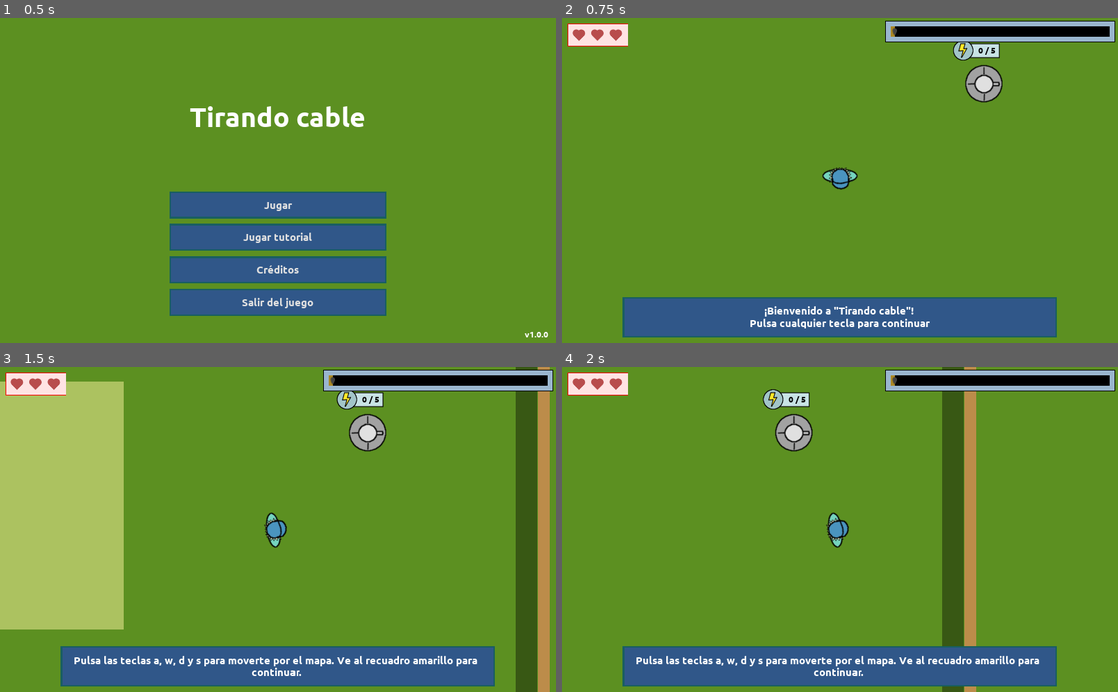
Above: before the commit, frames 1-4 (two rows, left to right).
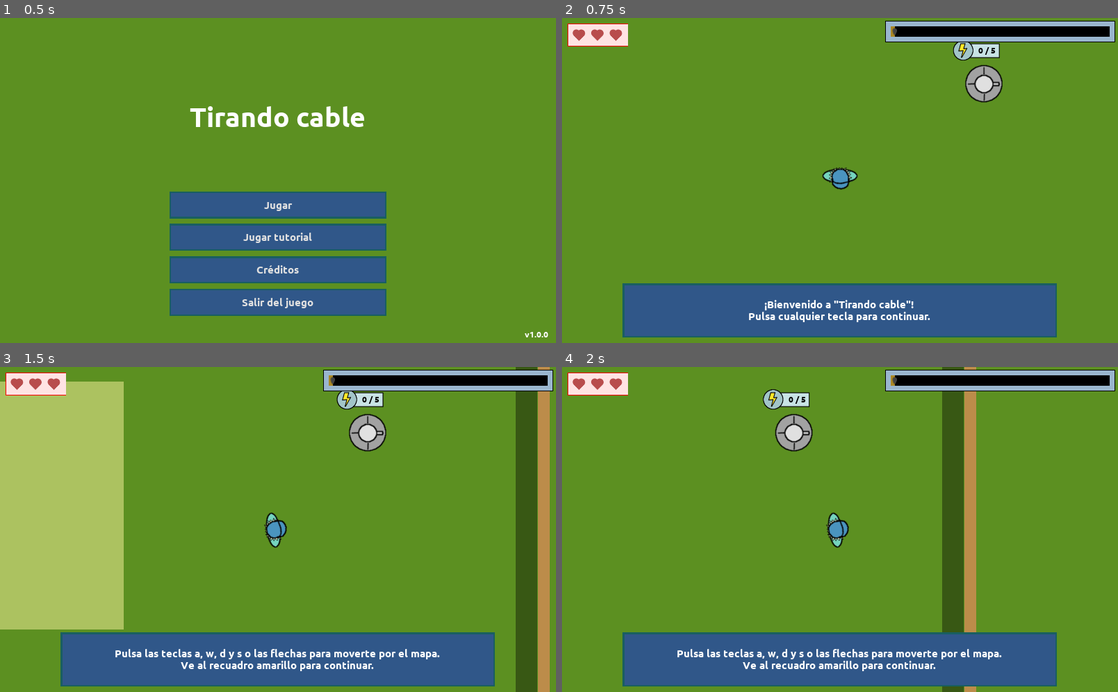
Above: after the commit, the same moments.

Repository: moisesjbc/spain-game-dev-jam-3
Game: Godot game, scene res://menus/main_menu/main_menu.tscn
The game is run twice, just before and just after one commit, with the same random seed, the same clock (stepped at 60 frames per second) and the same inputs.
Inputs (mouse positions are in pixels of both pictures, inside the frame that each line leads up to):
- Up to frame 1 (0.5 s): no input
- Up to frame 2 (0.75 s): click "Jugar tutorial" at 0.5 s
- Up to frame 3 (1.5 s): tap Enter at 1.25, 1.35 s; move the mouse to (400, 513) at 1.27 s; hold Right (ui_right) from 1.28 s (still down)
- Up to frame 4 (2 s): keep holding Right (ui_right)

Frame 1 is identical in both runs. In frame 2, 5.0% of the frame differs, in the area x 10-89%, y 81-96%; in frame 3, 5.6%; in frame 4, 5.6%.

Commit message:
Correcciones varias en el tutorial

Diff:
--- a/godot-project/gameplay/tutorial/end.gd
+++ b/godot-project/gameplay/tutorial/end.gd
@@ -5,7 +5,7 @@
 
 
 func on_init(info_text: RichTextLabel):
-	info_text.bbcode_text = '[center]Pues tampoco creo que quede bien en la categoría de Sonido...\nPulsa [ENTER] para terminar el tutorial[/center]'
+	info_text.set_text('Pues tampoco creo que quede bien en la categoría de sonido...\nPulsa [ENTER] para terminar el tutorial.')
 
 
 func on_event(event):
--- /dev/null
+++ b/godot-project/gameplay/tutorial/info_text.gd
@@ -0,0 +1,5 @@
+extends RichTextLabel
+
+
+func set_text(text):
+	bbcode_text = '[center]' + text + '[/center]'
--- a/godot-project/gameplay/tutorial/states/cancel_cable.gd
+++ b/godot-project/gameplay/tutorial/states/cancel_cable.gd
@@ -5,7 +5,7 @@
 
 
 func on_init(info_text: RichTextLabel):
-	info_text.bbcode_text = '[center]Si estás tirando cable puedes cancelar la acción pulsando el botón derecho del ratón.\n Pulsa [ENTER] para continuar[/center]'
+	info_text.set_text('Si estás tirando cable puedes cancelar la acción pulsando el botón derecho del ratón.\nPulsa [ENTER] para continuar.')
 
 
 func on_event(event):
--- a/godot-project/gameplay/tutorial/states/connection.gd
+++ b/godot-project/gameplay/tutorial/states/connection.gd
@@ -6,7 +6,7 @@
 
 
 func on_init(info_text: RichTextLabel):
-	info_text.bbcode_text = '[center]Ok, el recuadro naranja se supone que es un centro de investigación (sobra decir que no aspiro a ganar el apartado de arte).[/center]\n[center]Pulsa [ENTER] para continuar[/center]'
+	info_text.set_text('Ok, el recuadro naranja se supone que es un centro de investigación (sobra decir que no aspiro a ganar el apartado de arte).\nPulsa [ENTER] para continuar.')
 	investigation_centre = tutorial.get_node('main').get_node('investigation_centre')
 
 
--- a/godot-project/gameplay/tutorial/states/connection_end.gd
+++ b/godot-project/gameplay/tutorial/states/connection_end.gd
@@ -7,7 +7,7 @@
 
 
 func on_init(info_text: RichTextLabel):
-	info_text.bbcode_text = '[center]¡Perfecto! Ahora busca algo que parece un panel solar (recuerda, no voy a por el premio de Arte) y pulsa en el botón para conectarlo[/center]'
+	info_text.set_text('¡Perfecto! Ahora busca algo que parece un panel solar (recuerda, no voy a por el premio de arte) y pulsa en el botón para conectarlo.')
 	cable_roll = tutorial.get_node('main').get_node('player').get_node('cable_roll')
 	investigation_centre = tutorial.get_node('main').get_node('investigation_centre')
 	cable_roll.connect('connection_ended', self, '_on_connection_ended')
--- a/godot-project/gameplay/tutorial/states/connection_start.gd
+++ b/godot-project/gameplay/tutorial/states/connection_start.gd
@@ -7,7 +7,8 @@
 
 
 func on_init(info_text: RichTextLabel):
-	info_text.bbcode_text = '[center]Parece que no tiene energía para funcionar...\nAcércate hasta que veas un botón de un enchufe y clica en él[/center]'
+	info_text.set_text('Parece que no tiene energía para funcionar...\nAcércate hasta que veas un botón de un enchufe y clica en él.')
+
 	cable_roll = tutorial.get_node('main').get_node('player').get_node('cable_roll')
 	cable_roll.stop_throwing()
 	cable_roll.connect('connection_started', self, '_on_connection_started')
--- a/godot-project/gameplay/tutorial/states/disconnect.gd
+++ b/godot-project/gameplay/tutorial/states/disconnect.gd
@@ -6,9 +6,10 @@
 
 
 func on_init(info_text: RichTextLabel):
-	info_text.bbcode_text = '[center]Al acercarte a cualquier cable aparecerá un botón para desconectarlo.\n¡Haz la prueba y desconéctalo![/center]'
+	info_text.set_text('Al acercarte a cualquier cable aparecerá un botón para desconectarlo.\n¡Haz la prueba y desconéctalo!')
 	connections = tutorial.get_node('main').get_node('connections')
 	connections.connect('connection_removed', self, '_on_connection_removed')
 
 func _on_connection_removed():
+	connections.disconnect('connection_removed', self, '_on_connection_removed')
 	tutorial.next_state()
--- a/godot-project/gameplay/tutorial/states/energy.gd
+++ b/godot-project/gameplay/tutorial/states/energy.gd
@@ -5,7 +5,7 @@
 
 
 func on_init(info_text: RichTextLabel):
-	info_text.bbcode_text = '[center]El número izquierdo indica la energía actual del centro de investigación. El número derecho indica el máximo que puede consumir\nPulsa [ENTER] para continuar[/center]'
+	info_text.set_text('El número izquierdo indica la energía actual del centro de investigación. El número derecho indica el máximo que puede consumir.\nPulsa [ENTER] para continuar.')
 
 
 func on_event(event):
--- a/godot-project/gameplay/tutorial/states/ghost.gd
+++ b/godot-project/gameplay/tutorial/states/ghost.gd
@@ -3,21 +3,24 @@
 
 var tutorial
 var ghost_scene = load("res://gameplay/ghost/ghost.tscn")
+var player
 var ghost
 
 func on_init(info_text: RichTextLabel):
-	info_text.bbcode_text = '[center]¡Bu!\nMejor quedarse detrás de la torreta\nPulsa [ENTER] para continuar[/center]'
+	info_text.set_text('¡Bu!\nMejor quedarse detrás de la torreta\nPulsa [ENTER] para continuar\n')
 	ghost = ghost_scene.instance()
-	var player = tutorial.get_node('main').get_node('player')
+	player = tutorial.get_node('main').get_node('player')
+	player.set_physics_process(false)
+	ghost.name = 'ghost'
+	tutorial.get_node('main').add_child(ghost)
 	ghost.global_position = player.global_position
 	ghost.global_position.x += 300
-	ghost.name = 'ghost'
-	tutorial.get_node('main').add_child(ghost)
 	ghost.movement_speed = 100
 	ghost.set_physics_process(false)
 
 
 func on_event(event):
 	if event is InputEventKey and not event.pressed and event.scancode == KEY_ENTER:
+		player.set_physics_process(true)
 		ghost.set_physics_process(true)
 		tutorial.next_state()
--- a/godot-project/gameplay/tutorial/states/ghosts.gd
+++ b/godot-project/gameplay/tutorial/states/ghosts.gd
@@ -5,7 +5,7 @@
 
 
 func on_init(info_text: RichTextLabel):
-	info_text.bbcode_text = '[center]Pues están investigando cómo vencer la INVASIÓN DE FANTASMAS\nPulsa [ENTER] para continuar[/center]'
+	info_text.set_text('Pues están investigando cómo vencer la INVASIÓN DE FANTASMAS.\nPulsa [ENTER] para continuar.')
 
 
 func on_event(event):
--- a/godot-project/gameplay/tutorial/states/go_to_investigation_centre.gd
+++ b/godot-project/gameplay/tutorial/states/go_to_investigation_centre.gd
@@ -7,7 +7,7 @@
 
 
 func on_init(info_text: RichTextLabel):
-	info_text.bbcode_text = '[center]¡Muy bien! Ahora busca por el mapa un recuadro naranja[/center]'
+	info_text.set_text('¡Muy bien! Ahora busca por el mapa un recuadro naranja.')
 	investigation_centre = tutorial.get_node('main').get_node('investigation_centre')
 	player = tutorial.get_node('main').get_node('player')
 
--- a/godot-project/gameplay/tutorial/states/investigation.gd
+++ b/godot-project/gameplay/tutorial/states/investigation.gd
@@ -4,7 +4,7 @@
 
 
 func on_init(info_text: RichTextLabel):
-	info_text.bbcode_text = '[center]¿Qué investigación, te preguntas?\nPulsa [ENTER] para continuar[/center]'
+	info_text.set_text('¿Qué investigación, te preguntas?\nPulsa [ENTER] para continuar.')
 
 
 func on_event(event):
--- a/godot-project/gameplay/tutorial/states/investigation_progress.gd
+++ b/godot-project/gameplay/tutorial/states/investigation_progress.gd
@@ -5,7 +5,7 @@
 
 
 func on_init(info_text: RichTextLabel):
-	info_text.bbcode_text = '[center]¡Muy bien! Para ganar tendrás que aguantar hasta que la investigación concluya (barra superior derecha). Cuanta más energía tenga el centro, más rápido irá. Pulsa [ENTER] para continuar[/center]'
+	info_text.set_text('¡Muy bien! Para ganar tendrás que aguantar hasta que la investigación concluya (barra superior derecha).Cuanta más energía tenga el centro, más rápido irá. Pulsa [ENTER] para continuar.')
 
 
 func on_event(event):
--- a/godot-project/gameplay/tutorial/states/most_energy.gd
+++ b/godot-project/gameplay/tutorial/states/most_energy.gd
@@ -5,7 +5,7 @@
 
 
 func on_init(info_text: RichTextLabel):
-	info_text.bbcode_text = '[center]¡Perfecto!\nCuanto más energía tenga la torreta, más rápido disparará. Pulsa [ENTER] para continuar[/center]'
+	info_text.set_text('¡Perfecto!\nCuanto más energía tenga la torreta, más rápido disparará.\nPulsa [ENTER] para continuar.')
 
 
 func on_event(event):
--- a/godot-project/gameplay/tutorial/states/movement.gd
+++ b/godot-project/gameplay/tutorial/states/movement.gd
@@ -5,7 +5,7 @@
 
 
 func on_init(info_text: RichTextLabel):
-	info_text.bbcode_text = '[center]Pulsa las teclas a, w, d y s para moverte por el mapa. Ve al recuadro amarillo para continuar.[/center]'
+	info_text.set_text('Pulsa las teclas a, w, d y s o las flechas para moverte por el mapa.\nVe al recuadro amarillo para continuar.')
 	$target_zone.visible = true
 
 
--- a/godot-project/gameplay/tutorial/states/music.gd
+++ b/godot-project/gameplay/tutorial/states/music.gd
@@ -5,7 +5,7 @@
 
 
 func on_init(info_text: RichTextLabel):
-	info_text.bbcode_text = '[center]¡Enhorabuena por llegar hasta aquí!. Disfruta de unos segundos de esta canción épica como recompensa. Pulsa [ENTER] para continuar[/center]'
+	info_text.set_text('¡Enhorabuena por llegar hasta aquí!. Disfruta de unos segundos de esta canción épica como recompensa.\nPulsa [ENTER] para continuar.')
 
 
 func on_event(event):
--- a/godot-project/gameplay/tutorial/states/playing_music.gd
+++ b/godot-project/gameplay/tutorial/states/playing_music.gd
@@ -8,13 +8,13 @@
 func on_init(new_info_text: RichTextLabel):
 	info_text = new_info_text
 	$timer.start(1)
-	info_text.bbcode_text = '[center][/center]'
+	info_text.set_text('')
 
 
 func _on_timer_timeout():
 	if dots != "...":
 		dots += "."
-		info_text.bbcode_text = '[center]' + dots + '[/center]'
+		info_text.set_text(dots)
 	else:
 		$timer.stop()
 		tutorial.next_state()
--- a/godot-project/gameplay/tutorial/states/turret_and_ghost.gd
+++ b/godot-project/gameplay/tutorial/states/turret_and_ghost.gd
@@ -8,7 +8,7 @@
 
 
 func on_init(info_text: RichTextLabel):
-	info_text.bbcode_text = '[center]Manten al fantasma cerca de la torreta (¡sin tocarlo!) hasta que la torreta se encargue de él[/center]'
+	info_text.set_text('Manten al fantasma cerca de la torreta (¡sin tocarlo!) hasta que la torreta se encargue de él.')
 	ghost = tutorial.get_node('main').get_node('ghost')
 	player = tutorial.get_node('main').get_node('player')
 	ghost.connect('ghost_hit_by_bullet', self, '_ghost_hit_by_bullet')
--- a/godot-project/gameplay/tutorial/states/turrets.gd
+++ b/godot-project/gameplay/tutorial/states/turrets.gd
@@ -6,7 +6,7 @@
 
 
 func on_init(info_text: RichTextLabel):
-	info_text.bbcode_text = '[center]Pero antes de que los veas... quizás te interese buscar una torreta y conectarla a la red[/center]'
+	info_text.set_text('Pero antes de que los veas... quizás te interese buscar una torreta y conectarla a la red.\nLa energía se repartirá entre todos los nodos.')
 	connections = tutorial.get_node('main').get_node('connections')
 	connections.connect('connection_added', self, '_on_connection_added')
 
--- a/godot-project/gameplay/tutorial/states/welcome.gd
+++ b/godot-project/gameplay/tutorial/states/welcome.gd
@@ -5,7 +5,7 @@
 
 
 func on_init(info_text: RichTextLabel):
-	info_text.bbcode_text = '[center]¡Bienvenido a "Tirando cable"![/center]\n[center]Pulsa cualquier tecla para continuar[/center]'
+	info_text.set_text('¡Bienvenido a "Tirando cable"!\nPulsa cualquier tecla para continuar.')
 
 
 func on_event(event):
--- a/godot-project/gameplay/tutorial/tutorial.tscn
+++ b/godot-project/gameplay/tutorial/tutorial.tscn
@@ -22,6 +22,7 @@
 [ext_resource path="res://gameplay/tutorial/end.gd" type="Script" id=20]
 [ext_resource path="res://gameplay/tutorial/states/disconnect.gd" type="Script" id=21]
 [ext_resource path="res://gameplay/tutorial/states/cancel_cable.gd" type="Script" id=22]
+[ext_resource path="res://gameplay/tutorial/info_text.gd" type="Script" id=23]
 
 [sub_resource type="StyleBoxFlat" id=1]
 bg_color = Color( 0.188235, 0.341176, 0.537255, 1 )
@@ -51,9 +52,9 @@
 anchor_right = 0.5
 anchor_bottom = 1.0
 margin_left = -400.0
-margin_top = -85.0
+margin_top = -110.0
 margin_right = 400.0
-margin_bottom = -50.0
+margin_bottom = -10.0
 rect_min_size = Vector2( 800, 75 )
 custom_styles/panel = SubResource( 1 )
 __meta__ = {
@@ -70,14 +71,15 @@
 
 [node name="info_text" type="RichTextLabel" parent="canvas/info_panel/CenterContainer"]
 margin_left = 24.0
-margin_top = 25.0
+margin_top = 38.0
 margin_right = 774.0
-margin_bottom = 49.0
+margin_bottom = 62.0
 rect_min_size = Vector2( 750, 20 )
 size_flags_horizontal = 3
 custom_fonts/normal_font = SubResource( 2 )
 bbcode_enabled = true
 fit_content_height = true
+script = ExtResource( 23 )
 
 [node name="states" type="Node" parent="."]
 
Not shown: 1 places in godot-project/gameplay/tutorial/tutorial.tscn that only renumber resources
